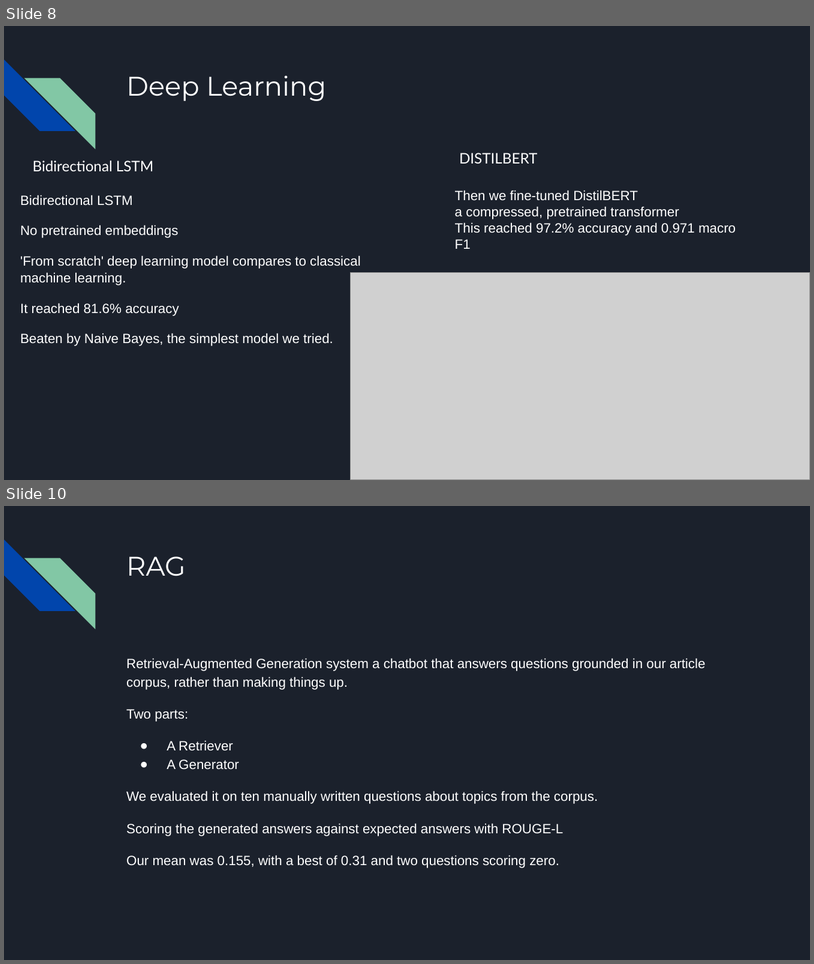
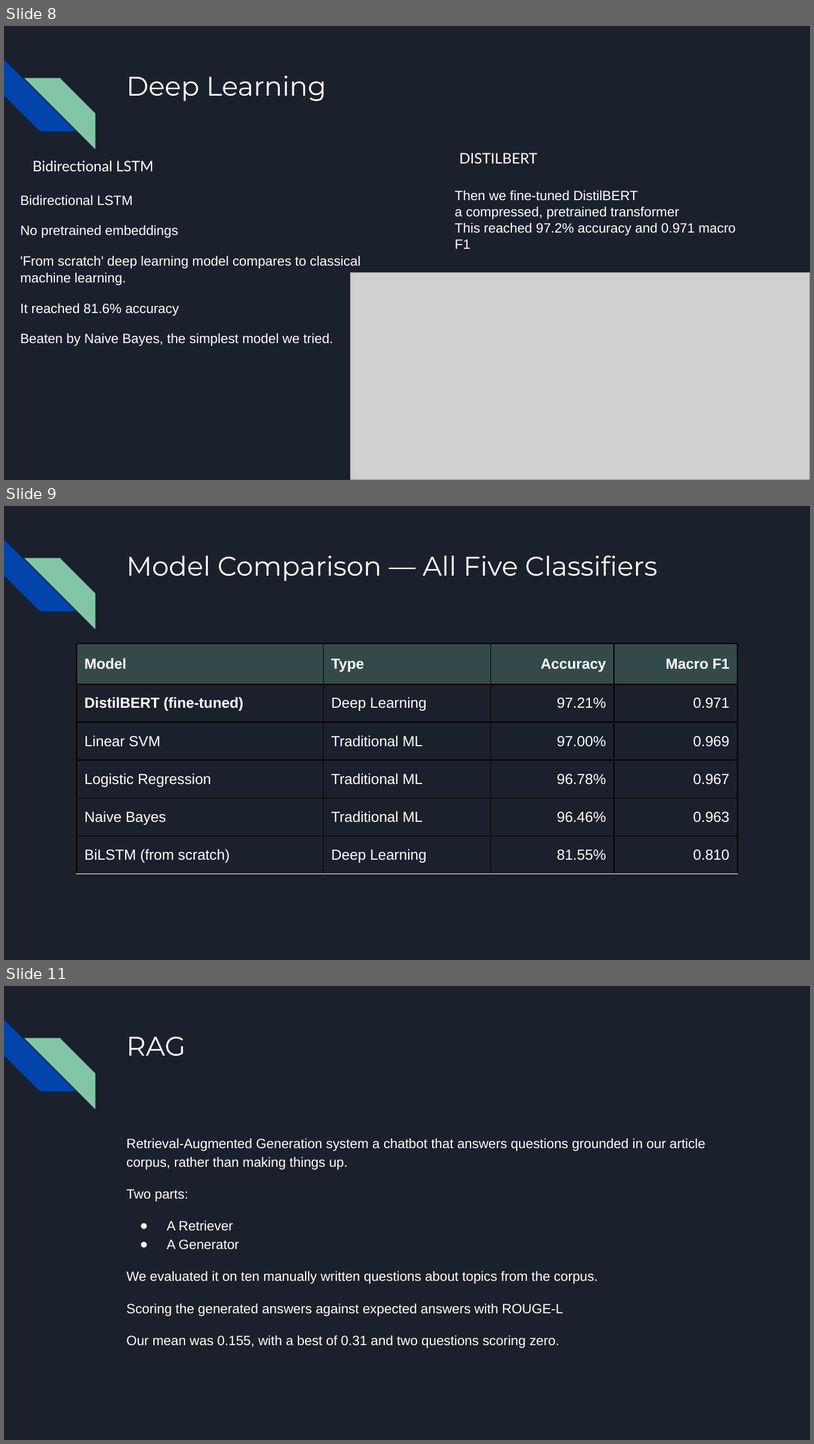
Before and after one commit to Geoanto8043/itc6110-nlp-project, a slide deck: report/NLP BBC Project .pptx. Shown one above the other, each under a label of ours: slides 8 and 10 before the commit, slides 8, 9 and 11 after it; the slides between them are not shown. The pictures are 814x964 and 814x1444 pixels, drawn with LibreOffice and Linux fonts; fonts in the diff are those of the drawing; grey boxes stand for pictures. Boxes give left, top, right and bottom in pixels: in the first picture for what was removed or moved away, otherwise in the second. Text is boxed around its words. In the diff, an @@ line names an element or a change of style, - is before the commit and + after.

```diff
--- a/report/NLP BBC Project .pptx
+++ b/report/NLP BBC Project .pptx
@@ slide 9 added at [4,506,810,960], background #1B212C; not listed: 2 template elements that a slide beside it also shows @@
@@ title added at [126,555,658,581], 24 pt, text #FFFFFF @@
+Model Comparison — All Five Classifiers
@@ table added at [77,644,738,912], 6 rows, 4 columns @@
+Model | Type | Accuracy | Macro F1
+DistilBERT (fine-tuned) | Deep Learning | 97.21% | 0.971
+Linear SVM | Traditional ML | 97.00% | 0.969
+Logistic Regression | Traditional ML | 96.78% | 0.967
+Naive Bayes | Traditional ML | 96.46% | 0.963
+BiLSTM (from scratch) | Deep Learning | 81.55% | 0.810
@@ what was slide 10 is now slide 11 @@
```
Also in this commit, not shown: 5 slides changed, 2 other slides added, 2 slides removed, 3 other files.
